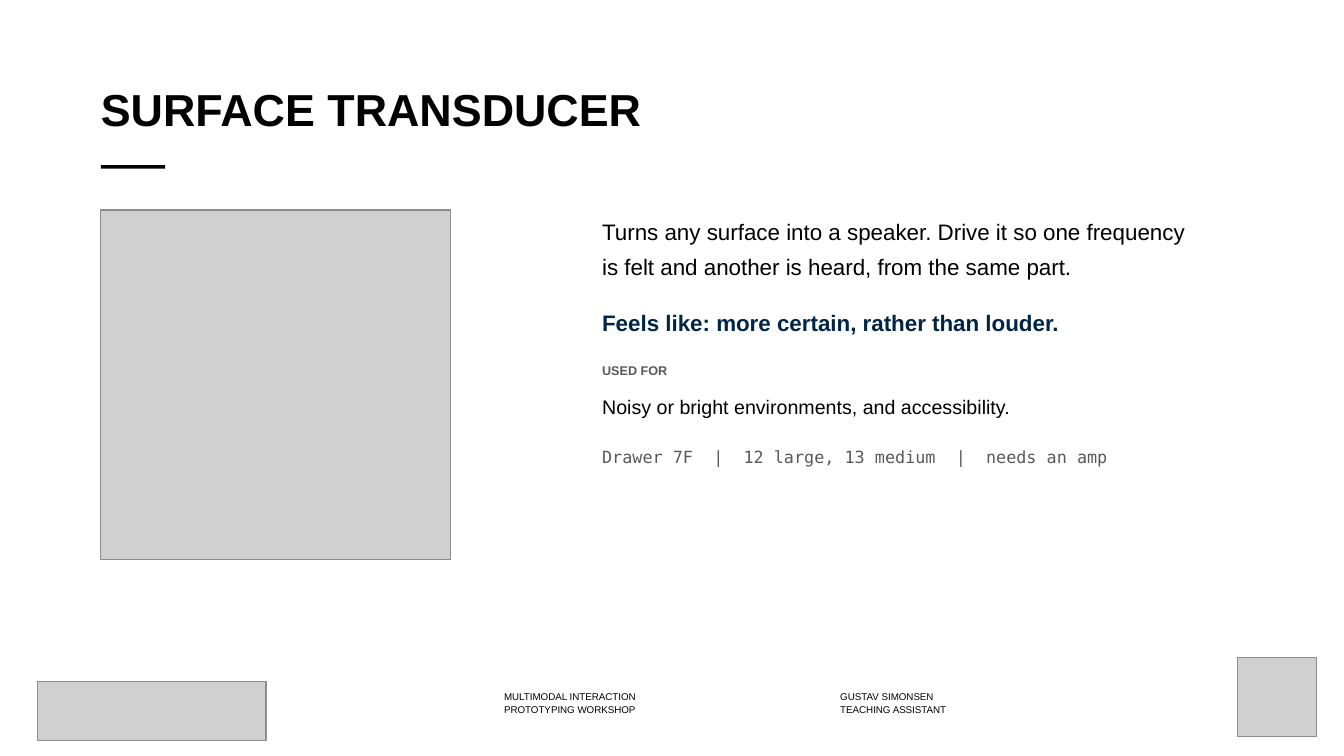
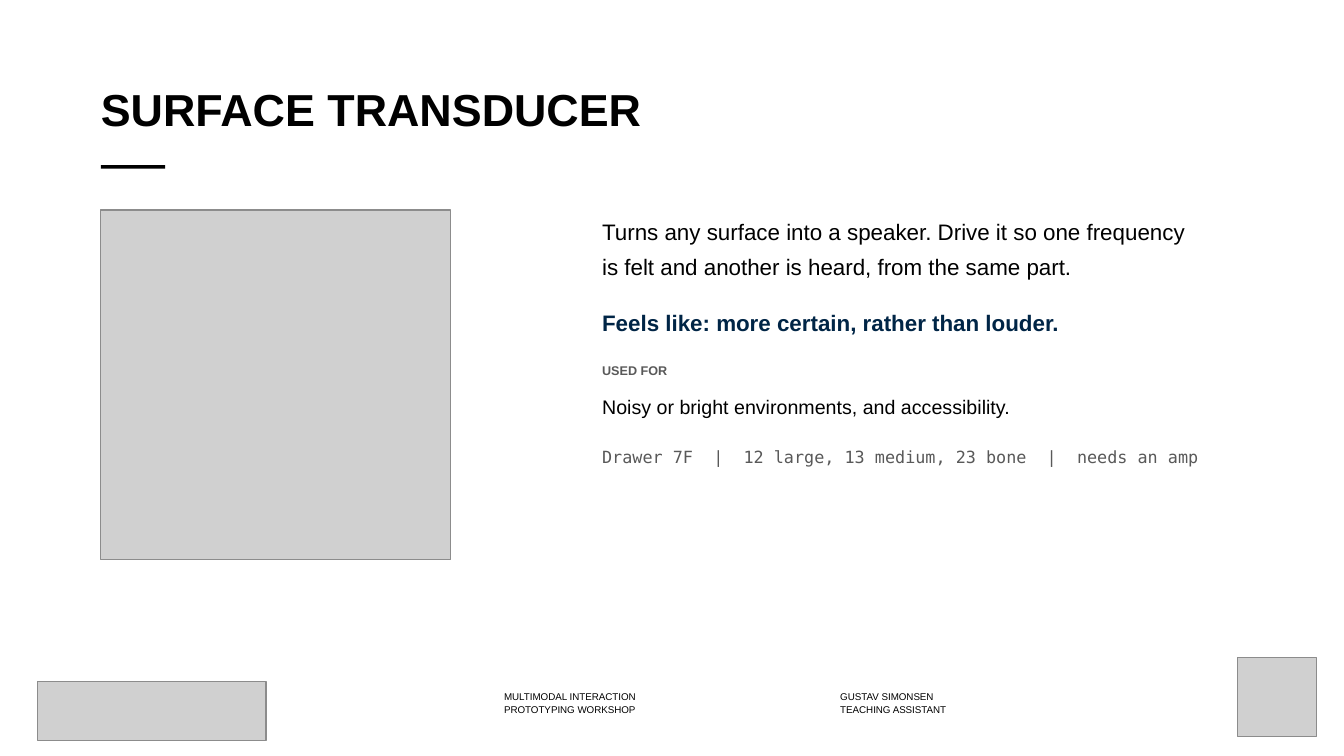
Before and after one commit to labtools-au/multimodal-actuator-workshop, a slide deck: slide 16 of docs/multimodal-actuator-workshop.pptx (slide 15 before the commit). Drawn at 1344x756 pixels with LibreOffice and Linux fonts; fonts in the diff are those of the drawing; grey boxes stand for pictures; background and template pictures are left out. Boxes give left, top, right and bottom in pixels: in the first picture for what was removed or moved away, otherwise in the second. Text is boxed around its words. In the diff, an @@ line names an element or a change of style, - is before the commit and + after.

```diff
--- a/docs/multimodal-actuator-workshop.pptx
+++ b/docs/multimodal-actuator-workshop.pptx
@@ text at [602,450,1198,467]: text changed @@
-Drawer 7F | 12 large, 13 medium | needs an amp
+Drawer 7F | 12 large, 13 medium, 23 bone | needs an amp
```
Also in this commit, not shown: 4 slides added, 17 other files.
